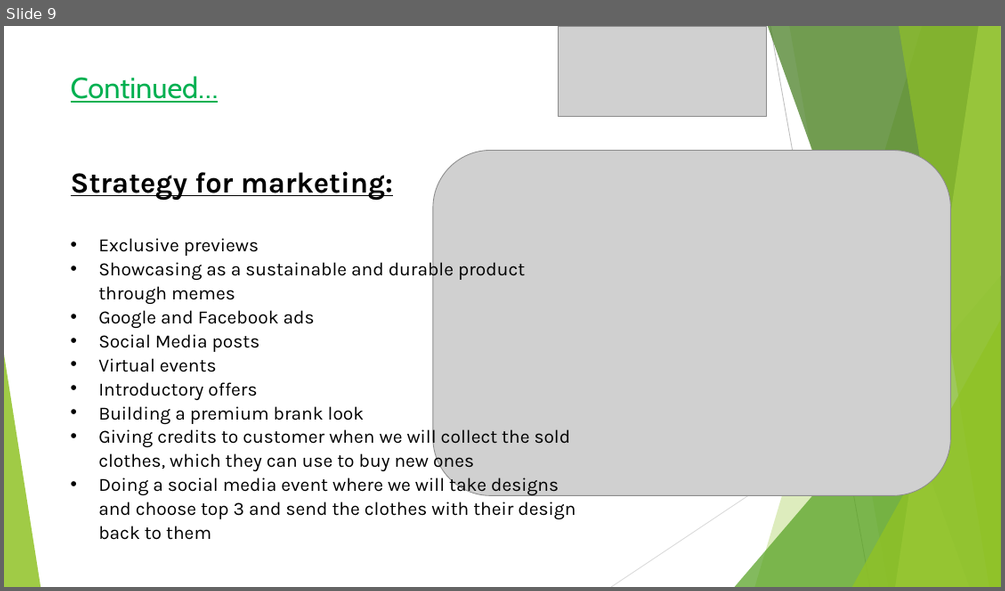
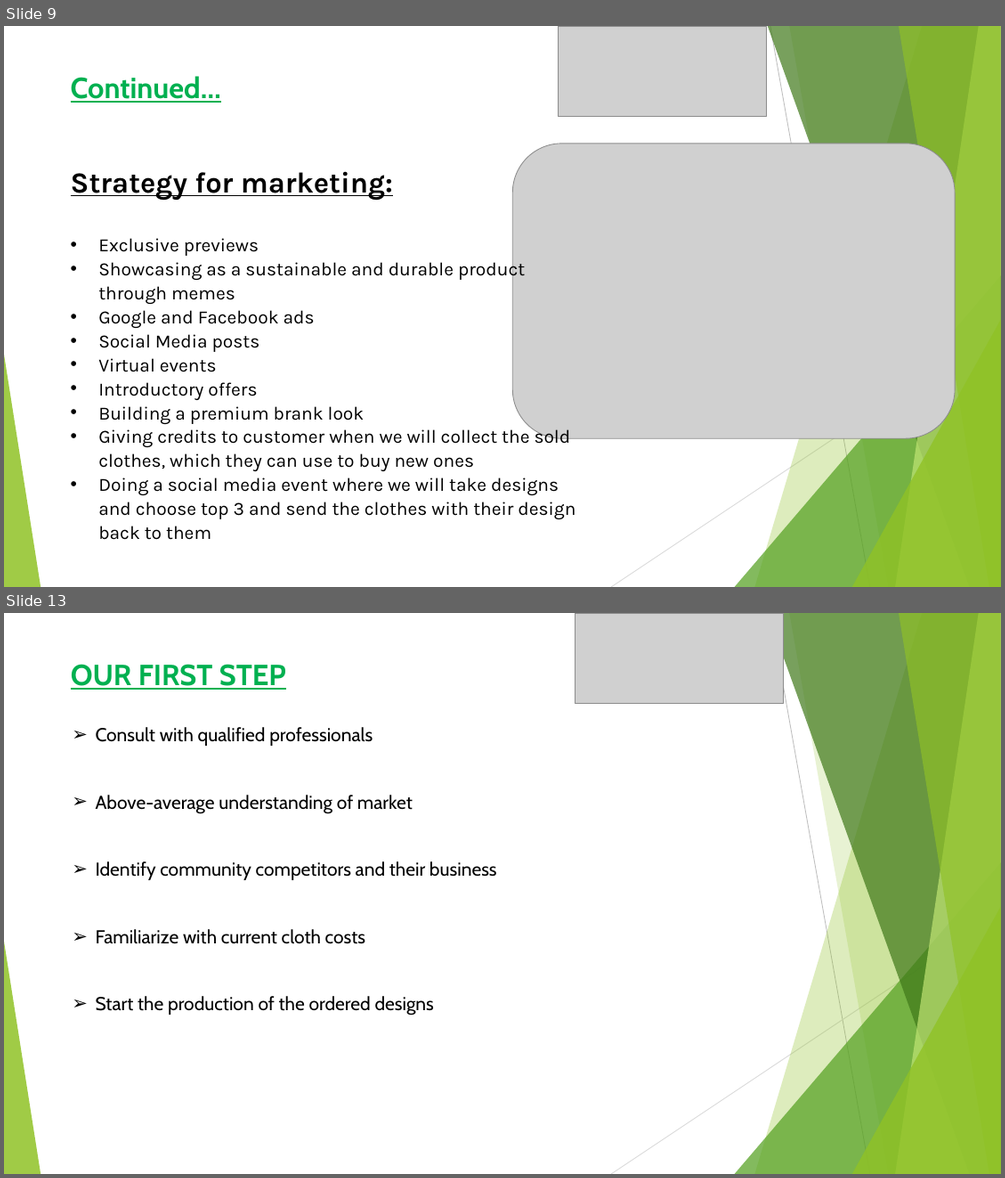
Before and after one commit to subhro1530/Hult-Prize, a slide deck: Demonstration.pptx. Shown one above the other, each under a label of ours: slide 9 before the commit, slides 9 and 13 after it; the slides between them are not shown. The pictures are 1005x591 and 1005x1178 pixels, drawn with LibreOffice and Linux fonts; fonts in the diff are those of the drawing; grey boxes stand for pictures. Boxes give left, top, right and bottom in pixels: in the first picture for what was removed or moved away, otherwise in the second. Text is boxed around its words. In the diff, an @@ line names an element or a change of style, - is before the commit and + after.

```diff
--- a/Demonstration.pptx
+++ b/Demonstration.pptx
@@ slide 13 added at (4, 613, 1001, 1174), background #FFFFFF; not listed: 10 template elements that a slide beside it also shows @@
@@ picture added at (574, 613, 783, 704) @@
@@ text added at (71, 664, 286, 690), 28 pt, text #00B050, bold, underline @@
+OUR FIRST STEP
@@ text added at (96, 727, 497, 1015), 18 pt, text #000000 @@
+➢ Consult with qualified professionals
+➢ Above-average understanding of market
+➢ Identify community competitors and their business
+➢ Familiarize with current cloth costs
+➢ Start the production of the ordered designs
@@ slide 9 changed as well @@
@@ text "Continued…" at (71, 76, 221, 103): bold on @@
@@ picture: place and size @@
-picture at (433, 150, 951, 496)
+picture at (512, 143, 955, 438)
```
Also in this commit, not shown: 9 other slides changed, 5 other slides added, 2 slides removed.
